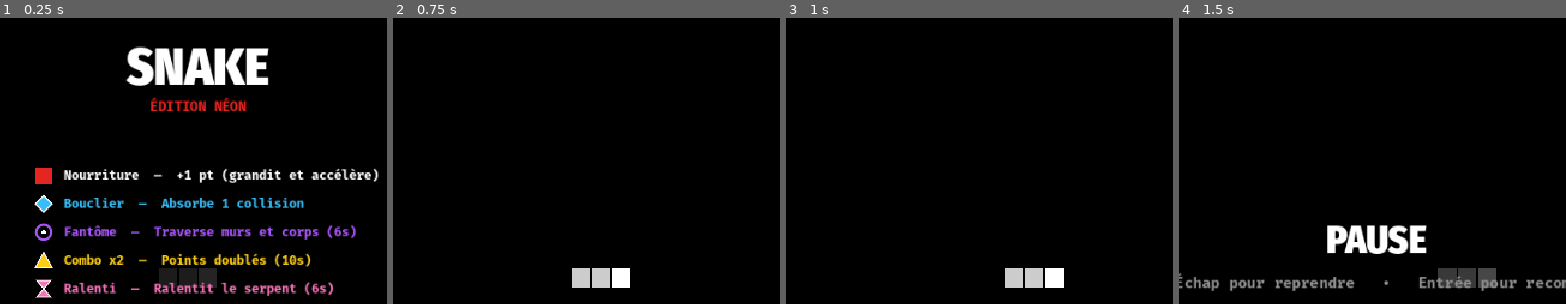
Above: before the commit, frames 1-4 (left to right).
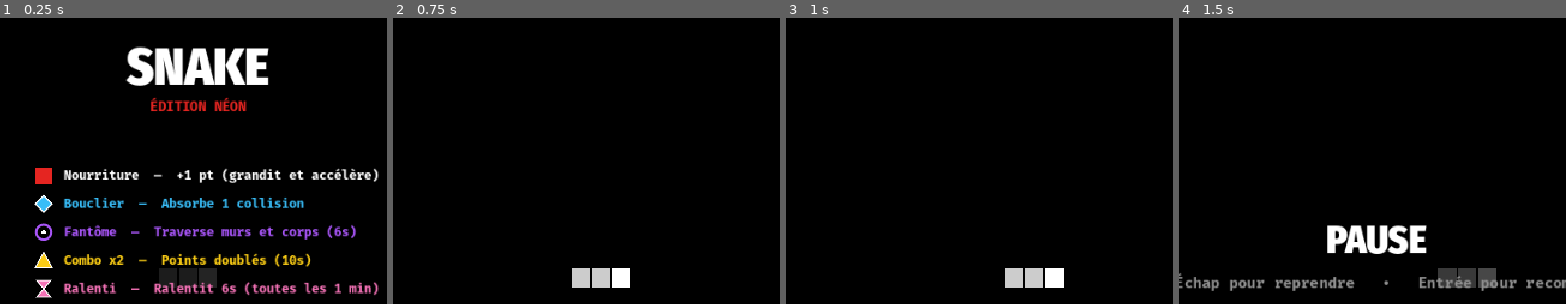
Above: after the commit, the same moments.

Repository: shinkiflinn-ops/snake
Game: Godot game, scene res://node_2d.tscn
The game is run twice, just before and just after one commit, with the same random seed, the same clock (stepped at 60 frames per second) and the same inputs.
Inputs:
- Up to frame 1 (0.25 s): no input
- Up to frame 2 (0.75 s): tap Enter at 0.5, 0.6 s; hold Right from 0.53 s (still down)
- Up to frame 3 (1 s): keep holding Right; tap Space at 0.77 s
- Up to frame 4 (1.5 s): release Right at 1.28 s; hold Down from 1.28 s (still down); tap P at 1.35 s
The pictures show only the part of the screen within x 24-74%, y 10-60%; the shares and areas given below are measured in that part.

The runs differ from the first frame. In frame 1, 0.8% of the frame differs, in the area x 57-98%, y 92-98%; in frame 2, nothing differs; in frame 3, nothing differs; in frame 4, nothing differs.

Commit message:
Spawn Ralenti bonus every 60 seconds instead of random

Diff:
--- a/snake.gd
+++ b/snake.gd
@@ -20,6 +20,7 @@
 const DUREE_FANTOME := 6.0        # secondes de Mode Fantôme (traverse murs et corps)
 const DUREE_COMBO_X2 := 10.0      # secondes de Combo x2 (points doublés)
 const DUREE_RALENTI := 6.0        # secondes de Ralenti (Slow-Mo)
+const INTERVALLE_RALENTI := 60.0  # un bonus Ralenti apparaît toutes les 60 secondes
 const FACTEUR_RALENTI := 1.75     # multiplicateur de délai pendant le Ralenti
 const PALIER_POINTS_CISEAUX := 15 # un bonus Ciseaux apparaît tous les 15 points
 const REDUCTION_CISEAUX := 5      # nombre de segments coupés par les Ciseaux
@@ -28,12 +29,11 @@
 enum TypeBonus { BOUCLIER, VIE, FANTOME, COMBO_X2, RALENTI, CISEAUX }
 enum EtatJeu { MENU, JEU, PAUSE, GAME_OVER }
 
-# Poids d'apparition par bonus aléatoire (Ciseaux apparaît par paliers de 15 pts)
+# Poids d'apparition par bonus aléatoire (Ciseaux chaque 15 pts, Ralenti chaque 1 min)
 const POIDS_BONUS := {
-	TypeBonus.BOUCLIER: 30,
-	TypeBonus.FANTOME: 25,
-	TypeBonus.COMBO_X2: 20,
-	TypeBonus.RALENTI: 15,
+	TypeBonus.BOUCLIER: 35,
+	TypeBonus.FANTOME: 30,
+	TypeBonus.COMBO_X2: 25,
 	TypeBonus.VIE: 10,
 }
 
@@ -59,6 +59,7 @@
 var nourriture := Vector2i.ZERO
 var bonus_actifs: Array[Dictionary] = []   # [{ "pos": Vector2i, "type": TypeBonus, "temps_restant": float }]
 var cooldown_vie_restant := 0.0            # temps restant avant qu'un bonus Vie puisse réapparaître
+var temps_prochain_ralenti := INTERVALLE_RALENTI
 var prochain_palier_ciseaux := PALIER_POINTS_CISEAUX
 var vies := VIES_DEPART
 var a_bouclier := false
@@ -132,6 +133,18 @@
 	if etat_jeu == EtatJeu.JEU:
 		if cooldown_vie_restant > 0.0:
 			cooldown_vie_restant = maxf(0.0, cooldown_vie_restant - delta)
+		temps_prochain_ralenti -= delta
+		if temps_prochain_ralenti <= 0.0:
+			temps_prochain_ralenti += INTERVALLE_RALENTI
+			var case_ralenti := _trouver_case_libre()
+			if case_ralenti != Vector2i(-1, -1):
+				bonus_actifs.append({
+					"pos": case_ralenti,
+					"type": TypeBonus.RALENTI,
+					"temps_restant": DUREE_VIE_BONUS,
+				})
+				_creer_particules(_centre_case(case_ralenti), COULEUR_RALENTI, 8, 90.0)
+				modifie = true
 		if temps_pause_respawn <= 0.0:
 			if temps_fantome > 0.0:
 				temps_fantome = maxf(0.0, temps_fantome - delta)
@@ -249,6 +262,7 @@
 	alpha_flash = 0.0
 	temps_pause_respawn = 0.0
 	cooldown_vie_restant = 0.0
+	temps_prochain_ralenti = INTERVALLE_RALENTI
 	prochain_palier_ciseaux = PALIER_POINTS_CISEAUX
 	vies = VIES_DEPART
 	a_bouclier = false
@@ -933,7 +947,7 @@
 		# Ralenti
 		y_leg += pas_y
 		_dessiner_forme_bonus(TypeBonus.RALENTI, Vector2(x_legende, y_leg - 5.0), demi_icone)
-		draw_string(police, Vector2(x_legende + 24.0, y_leg), "Ralenti  —  Ralentit le serpent (6s)", HORIZONTAL_ALIGNMENT_LEFT, -1, 15, COULEUR_RALENTI)
+		draw_string(police, Vector2(x_legende + 24.0, y_leg), "Ralenti  —  Ralentit 6s (toutes les 1 min)", HORIZONTAL_ALIGNMENT_LEFT, -1, 15, COULEUR_RALENTI)
 
 		# Ciseaux
 		y_leg += pas_y
